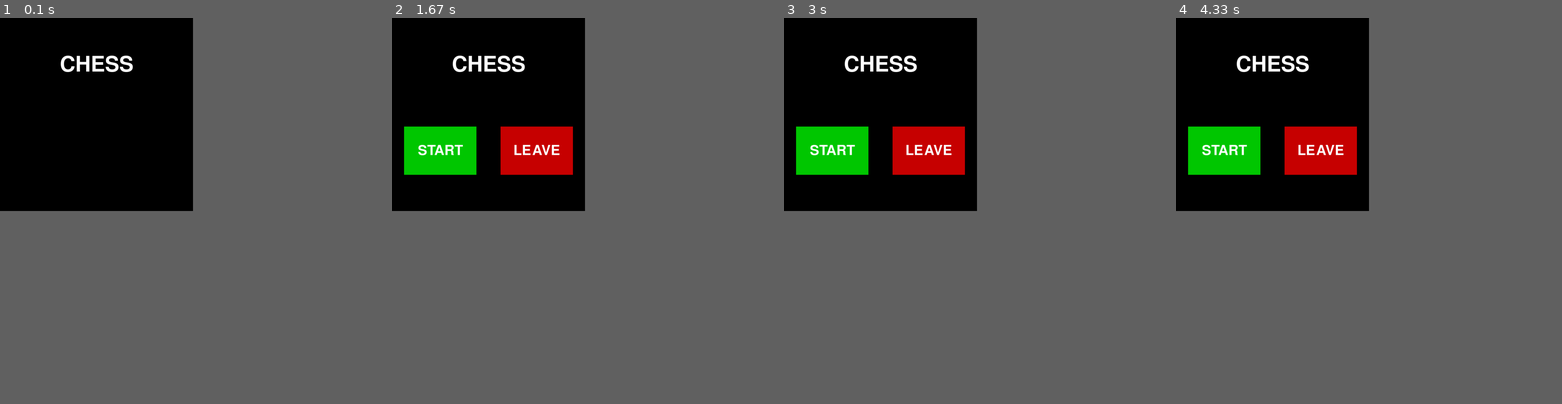
Above: before the commit, frames 1-4 (left to right).
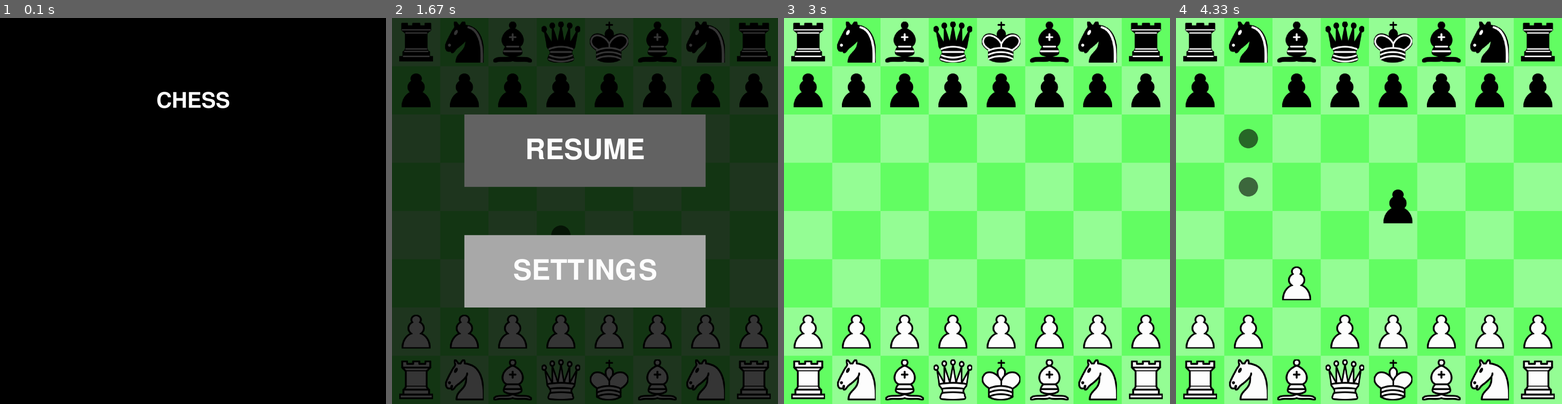
Above: after the commit, the same moments.

Repository: PennyGuyDyls/Pygame-games
Game: pygame game, started from Chess_game/Main.py
Two runs of this game, one before a commit and one after it. Both use one fixed random seed, a clock stepped at 60 frames per second and the inputs below.
Inputs (mouse positions are in pixels of both pictures, inside the frame that each line leads up to):
- Up to frame 1 (0.1 s): no input
- Up to frame 2 (1.67 s): click (465, 299) at 0.88 s; click (565, 311) at 1.22 s; hold Esc from 1.5 s (still down); click (585, 257) at 1.58 s
- Up to frame 3 (3 s): release Esc at 1.97 s; press the mouse at (977, 149) at 2.03 s; move the mouse to (934, 241) at 2.13 s; release the mouse at (892, 330) at 2.27 s; press the mouse at (977, 149) at 2.37 s; move the mouse to (1015, 126) at 2.47 s; release the mouse at (1054, 99) at 2.6 s
- Up to frame 4 (4.33 s): click (1299, 349) at 3.05 s; click (1299, 292) at 3.38 s; click (1245, 91) at 3.75 s; press the mouse at (1299, 292) at 4.2 s; move the mouse to (1396, 207) at 4.3 s
In our replay, the window is 450x450 before the commit and 900x900 after it. These sizes can differ from the game's own. Grey fills any space a smaller window leaves; there, only what the larger window draws over its background counts as a difference.

The runs differ from the first frame. In frame 1, 0.9% of the frame differs, in the area x 15-60%, y 9-24%; in frame 2, 51%; in frame 3, 66%; in frame 4, 67%, in the area x 0-100%, y 0-100%.

Commit message:
chess improvements and scalability

Diff:
--- a/Chess_game/Scripts/UI.py
+++ b/Chess_game/Scripts/UI.py
@@ -1,6 +1,11 @@
 import pygame
 from Scripts.pieces import Piece
-from Scripts.config import screen,grey,red
+from Scripts.config import screen,grey,red,Cell_width
+from Scripts.button import button
+def overlay():
+    surf = pygame.Surface((8*Cell_width,8*Cell_width), pygame.SRCALPHA)
+    pygame.draw.rect(surf, (0,0,0,200), (0,0,8*Cell_width,8*Cell_width))
+    screen.blit(surf, (0,0))
 
 
 def menu(start,chess):
@@ -8,73 +13,57 @@
     if start:
         text=font.render('CHESS',True,(255,255,255))
     else:
-        surf = pygame.Surface((800,800), pygame.SRCALPHA)
-        pygame.draw.rect(surf, (0,0,0,200), (0,0,800,800))
-        screen.blit(surf, (0,0))
+        overlay()
         if chess.checkmate:
             text=font.render(chess.checkmate+' WINS',True,(255,255,255))
         if chess.draw:
             text=font.render('DRAW',True,(255,255,255))
-    screen.blit(text,(screen.get_width()//2-text.get_width()//2,150))
+    screen.blit(text,(screen.get_width()//2-text.get_width()//2,Cell_width*1.5))
     pygame.display.flip()
     pygame.time.wait(1000)
 
-
-    stcolour=(0,200,0)
-    excolour=(200,0,0)
     font=pygame.font.SysFont(None, 85)
     if start:
-        sttext=font.render('START',True,(255,255,255))
+        sttext='START'
     else:
-        sttext=font.render('REMATCH',True,(255,255,255))
-    extext=font.render('LEAVE',True,(255,255,255))
+        sttext='REMATCH'
+    extext='LEAVE'
+
+    startbutton=button(Cell_width, 50, 450, 300, 200, sttext, (0,200,0), (0,255,0))
+    exitbutton=button(Cell_width, 450,450, 300, 200, extext, (200,0,0), (255,0,0))
+
     while True:
 
-        pygame.draw.rect(screen, stcolour, (50,450, 300,200))
-        screen.blit(sttext,(screen.get_width()//2-sttext.get_width()//2-200,550-sttext.get_height()//2))
-
-        pygame.draw.rect(screen, excolour, (450,450, 300,200))
-        screen.blit(extext,(screen.get_width()//2-extext.get_width()//2+200,550-extext.get_height()//2))
+        startbutton.draw(screen)
+        exitbutton.draw(screen)
 
         pygame.display.flip()
 
         for event in pygame.event.get():
             if event.type == pygame.QUIT:
-                pygame.quit()
                 return False
             elif event.type == pygame.MOUSEBUTTONDOWN:
                 mx, my = pygame.mouse.get_pos()
-                if 450<=my<=650:
-                    if 50<=mx<=350:
-                        return True
-                    elif 450<=mx<=750:
-                        return False
+                if startbutton.clicked(mx,my):
+                    return True
+                if exitbutton.clicked(mx,my):
+                    return False
             elif event.type == pygame.MOUSEMOTION:
                 mx, my = pygame.mouse.get_pos()
-                if 450<=my<=650:
-                    if 50<=mx<=350:
-                        stcolour=(0,255,0)
-                    else:
-                        stcolour=(0,200,0)
-                    if 450<=mx<=750:
-                        excolour=(255,0,0)
-                    else:
-                        excolour=(200,0,0)
-                else:
-                    stcolour=(0,200,0)
-                    excolour=(200,0,0)
+                startbutton.update(mx,my)
+                exitbutton.update(mx,my)
 
 def show(chess):
     def draw_dot(x,y):
-        surf = pygame.Surface((100, 100), pygame.SRCALPHA)
-        pygame.draw.circle(surf, (grey), (50,50), 20)
-        screen.blit(surf, (x*100,y*100))
+        surf = pygame.Surface((Cell_width, Cell_width), pygame.SRCALPHA)
+        pygame.draw.circle(surf, (grey), (Cell_width/2,Cell_width/2), Cell_width/5)
+        screen.blit(surf, (x*Cell_width,y*Cell_width))
 
     for i in range(8):
         for j in range(8):
-            pygame.draw.rect(screen,chess.backboard[i][j],(j*100,i*100 , 100, 100))
+            pygame.draw.rect(screen,chess.backboard[i][j],(j*Cell_width,i*Cell_width , Cell_width, Cell_width))
     if chess.red_square!=None:
-        pygame.draw.circle(screen,red,(chess.red_square[0]*100+50,chess.red_square[1]*100+50), 48)
+        pygame.draw.circle(screen,red,(chess.red_square[0]*Cell_width+Cell_width/2,chess.red_square[1]*Cell_width+Cell_width/2), Cell_width/2-2)
     for i in range(8):
         for j in range(8):
             if chess.board[i][j]==0:
@@ -89,51 +78,31 @@
         screen.blit(chess.action_piece.image,chess.action_piece.rect)
 
 def pause_menu():
-    def draw_button(y,height,label,colour):
-        pygame.draw.rect(screen, colour, (150,y, 500,height))
-        text=font.render(label,True,(255,255,255))
-        screen.blit(text,(400-text.get_width()//2,y+height//2-text.get_height()//2))
 
-    surf = pygame.Surface((800,800), pygame.SRCALPHA)
-    pygame.draw.rect(surf, (0,0,0,200), (0,0,800,800))
-    screen.blit(surf, (0,0))
+    overlay()
 
-    font = pygame.font.SysFont(None,100)
-    basecolour=(100,100,100)
-    hovercolour=(170,170,170)
-    res=basecolour
-    set=basecolour
+    resumebutton=button(Cell_width, 150,200,500,150, 'RESUME', (100,100,100), (170,170,170))
+    settingsbutton=button(Cell_width, 150,450,500,150, 'SETTINGS', (100,100,100), (170,170,170))
 
     waiting=True
     while waiting:
-        draw_button(200,150, 'RESUME',res)
-        draw_button(450,150, 'SETTINGS',set)
+        resumebutton.draw(screen)
+        settingsbutton.draw(screen)
+
         for event in pygame.event.get():
             if event.type == pygame.QUIT:
-                waiting=False
+                return False, False
             if event.type == pygame.MOUSEMOTION:
                 x,y=pygame.mouse.get_pos()
-                if 150<=x<=650:
-                    if 200<=y<=350:
-                        res=hovercolour
-                        set=basecolour
-                    elif 450<=y<=600:
-                        set=hovercolour
-                        res=basecolour
-                    else:
-                        res=basecolour
-                        set=basecolour
-                else:
-                    res=basecolour
-                    set=basecolour
+                resumebutton.update(x,y)
+                settingsbutton.update(x,y)
             if event.type == pygame.MOUSEBUTTONDOWN:
                 x,y=pygame.mouse.get_pos()
-                if 150<=x<=650:
-                    if 200<=y<=350:
-                        return True, True
-                    if 450<=y<=600:
-                        settings()
+                if resumebutton.clicked(x,y):
+                    return True,False
+                if settingsbutton.clicked(x,y):
+                    settings()
         pygame.display.flip()
 
 def settings():
-   pause_menu()
+   pass
--- a/Chess_game/Scripts/__init__.py
+++ /dev/null
@@ -1 +0,0 @@
-import pygame
--- a/Chess_game/Scripts/board.py
+++ b/Chess_game/Scripts/board.py
@@ -1,6 +1,6 @@
 import pygame
 from Scripts.pieces import Piece, pawn, knight, bishop, rook, queen, king, is_attacked
-from Scripts.config import light,dark
+from Scripts.config import light,dark,Cell_width
 
 
 class game():
@@ -27,7 +27,7 @@
         for i in range(8):
             for j in range(8):
                 if self.board[i][j]!=0:
-                    self.board[i][j].rect.center=(j*100+50,i*100+50)
+                    self.board[i][j].rect.center=(j*Cell_width+Cell_width/2,i*Cell_width+Cell_width/2)
 
         self.movelog=[]
         self.turn=0
--- /dev/null
+++ b/Chess_game/Scripts/button.py
@@ -0,0 +1,25 @@
+import pygame
+
+class button():
+    def __init__(self, scale, x,y,w,h, text, colour, hover_colour):
+        sca=scale/100
+        self.rect = pygame.Rect(sca*x, sca*y, sca*w, sca*h)
+        self.text = text
+        self.colour = colour
+        self.hover_colour = hover_colour
+        self.current_colour = colour
+        self.font = pygame.font.SysFont(None, round(sca*85))
+
+    def draw(self, screen):
+        pygame.draw.rect(screen, self.current_colour, self.rect)
+        text = self.font.render(self.text, True, (255,255,255))
+        screen.blit(text,(self.rect.centerx - text.get_width()//2, self.rect.centery - text.get_height()//2))
+
+    def update(self, mx, my):
+        if self.rect.collidepoint(mx, my):
+            self.current_colour = self.hover_colour
+        else:
+            self.current_colour = self.colour
+
+    def clicked(self, mx, my):
+        return self.rect.collidepoint(mx, my)
--- a/Chess_game/Scripts/config.py
+++ b/Chess_game/Scripts/config.py
@@ -1,15 +1,17 @@
 import pygame
 
-screen=pygame.display.set_mode((800,800))
+Cell_width=200
+
+screen=pygame.display.set_mode((Cell_width*8,Cell_width*8))
 
 pygame.mixer.init()
 
 IMG_DIR='Chess_game/Images/'
 pieces_orig=[[pygame.image.load(f'{IMG_DIR}Piece{i}.{j}.png') for i in range(1,7)] for j in range(1,3)]
-pieces=[[pygame.transform.scale(j,(80,85)) for j in i] for i in pieces_orig]
+pieces=[[pygame.transform.scale(j,(80*Cell_width/100,85*Cell_width/100)) for j in i] for i in pieces_orig]
 for i in range(2):
-    pieces[i][0]=pygame.transform.scale(pieces_orig[i][0],(60,70))
-    pieces[i][3]=pygame.transform.scale(pieces_orig[i][3],(70,80))
+    pieces[i][0]=pygame.transform.scale(pieces_orig[i][0],(60*Cell_width/100,70*Cell_width/100))
+    pieces[i][3]=pygame.transform.scale(pieces_orig[i][3],(70*Cell_width/100,80*Cell_width/100))
 
 SFX_DIR='Chess_game/Sounds/'
 move_sound = pygame.mixer.Sound(SFX_DIR+'Move.wav')
--- a/Chess_game/Scripts/events.py
+++ b/Chess_game/Scripts/events.py
@@ -1,7 +1,7 @@
 import pygame
 from Scripts.pieces import Piece
 from Scripts.UI import pause_menu,screen
-from Scripts.config import light, dark, pieces
+from Scripts.config import light, dark, pieces,Cell_width
 
 def event_handle(chess,hover):
     for event in pygame.event.get():
@@ -10,7 +10,7 @@
 
         elif event.type == pygame.MOUSEBUTTONDOWN:
             mx,my = pygame.mouse.get_pos()
-            row,col=my//100,mx//100
+            row,col=my//Cell_width,mx//Cell_width
             chess.select(row,col)
             if chess.moved:
                 return True,False
@@ -21,7 +21,7 @@
 
         elif event.type == pygame.MOUSEBUTTONUP and hover:
             mx,my = pygame.mouse.get_pos()
-            row,col=my//100,mx//100
+            row,col=my//Cell_width,mx//Cell_width
             if isinstance(chess.action_piece,Piece):
                 chess.action_piece.cancel_follow()
             chess.select(row,col)
@@ -34,9 +34,9 @@
 
         elif event.type == pygame.KEYDOWN:
             if event.key==pygame.K_ESCAPE:
-                pause_menu()
+
                 if isinstance(chess.action_piece,Piece):
                     chess.action_piece.cancel_follow()
-                return True,False
+                return pause_menu()
 
     return True,hover
--- a/Chess_game/Scripts/pieces.py
+++ b/Chess_game/Scripts/pieces.py
@@ -1,5 +1,5 @@
 import pygame
-from Scripts.config import pieces,move_sound,capture_sound
+from Scripts.config import pieces,move_sound,capture_sound,Cell_width
 from Scripts.promotion import pawn_promotion
 
 class Piece(pygame.sprite.Sprite):
@@ -74,7 +74,7 @@
 
         board[self.posy][self.posx]=0
         self.posx,self.posy=x,y
-        self.rect.center = (x*100+50,y*100+50)
+        self.rect.center = (x*Cell_width+Cell_width/2,y*Cell_width+Cell_width/2)
         if isinstance(board[y][x],Piece):
             capture_sound.play()
         else:
@@ -172,7 +172,7 @@
         self.rect.center = (x,y)
 
     def cancel_follow(self):
-        self.rect.center = (self.posx*100+50,self.posy*100+50)
+        self.rect.center = (self.posx*Cell_width+Cell_width/2,self.posy*Cell_width+Cell_width/2)
 
 
 class pawn(Piece):
@@ -182,7 +182,7 @@
         self.posx,self.posy=x,y
         self.image=pieces[colour][0]
         self.rect = self.image.get_rect()
-        self.rect.center = (x*100+50,y*100+50)
+        self.rect.center = (x*Cell_width+Cell_width/2,y*Cell_width+Cell_width/2)
         self.type='PAWN'
         self.move2=True
         self.enpassant_target=None
@@ -223,7 +223,7 @@
         self.posx,self.posy=x,y
         self.image=pieces[colour][1]
         self.rect = self.image.get_rect()
-        self.rect.center = (x*100+50,y*100+50)
+        self.rect.center = (x*Cell_width+Cell_width/2,y*Cell_width+Cell_width/2)
         self.type='KNIGHT'
 
         if self.colour == 1:
@@ -248,7 +248,7 @@
         self.posx,self.posy=x,y
         self.image=pieces[colour][2]
         self.rect = self.image.get_rect()
-        self.rect.center = (x*100+50,y*100+50)
+        self.rect.center = (x*Cell_width+Cell_width/2,y*Cell_width+Cell_width/2)
         self.type='BISHOP'
 
         if self.colour == 1:
@@ -266,7 +266,7 @@
         self.posx,self.posy=x,y
         self.image=pieces[colour][3]
         self.rect = self.image.get_rect()
-        self.rect.center = (x*100+50,y*100+50)
+        self.rect.center = (x*Cell_width+Cell_width/2,y*Cell_width+Cell_width/2)
         self.type='ROOK'
         self.moved=False
 
@@ -285,7 +285,7 @@
         self.posx,self.posy=x,y
         self.image=pieces[colour][4]
         self.rect = self.image.get_rect()
-        self.rect.center = (x*100+50,y*100+50)
+        self.rect.center = (x*Cell_width+Cell_width/2,y*Cell_width+Cell_width/2)
         self.type='QUEEN'
 
         if self.colour == 1:
@@ -303,7 +303,7 @@
         self.posx,self.posy=x,y
         self.image=pieces[colour][5]
         self.rect = self.image.get_rect()
-        self.rect.center = (x*100+50,y*100+50)
+        self.rect.center = (x*Cell_width+Cell_width/2,y*Cell_width+Cell_width/2)
         self.type='KING'
         self.moved=False
 
--- a/Chess_game/Scripts/promotion.py
+++ b/Chess_game/Scripts/promotion.py
@@ -1,6 +1,5 @@
 import pygame
-from Scripts.config import light, dark, pieces, screen
-
+from Scripts.config import light, dark, pieces, screen, Cell_width
 
 def pawn_promotion(colour,x,y):
     def show_option(piece,x,y):
@@ -13,13 +12,13 @@
         elif piece == 'BISHOP':
             img=pieces[colour][2]
 
-        pygame.draw.rect(screen,(dark if (x + y) % 2 == 0 else light),(x*100,y*100,100,100))
-        screen.blit(img,(x*100+50-img.get_width()//2,y*100+50-img.get_height()//2))
+        pygame.draw.rect(screen,(dark if (x + y) % 2 == 0 else light),(x*Cell_width,y*Cell_width,Cell_width,Cell_width))
+        screen.blit(img,(x*Cell_width+Cell_width/2-img.get_width()//2,y*Cell_width+Cell_width/2-img.get_height()//2))
 
     origy=y
 
-    surf = pygame.Surface((800,800), pygame.SRCALPHA)
-    pygame.draw.rect(surf, (0,0,0,200), (0,0,800,800))
+    surf = pygame.Surface((8*Cell_width,8*Cell_width), pygame.SRCALPHA)
+    pygame.draw.rect(surf, (0,0,0,200), (0,0,8*Cell_width,8*Cell_width))
     screen.blit(surf, (0,0))
 
     options=['QUEEN','KNIGHT','ROOK','BISHOP']
@@ -35,12 +34,12 @@
         for event in pygame.event.get():
             if event.type == pygame.MOUSEBUTTONDOWN:
                 mx,my=pygame.mouse.get_pos()
-                if x*100<mx<(x+1)*100:
+                if x*Cell_width<mx<(x+1)*Cell_width:
                     if origy==0:
                         for i in range(4):
-                            if i*100<my<(i+1)*100:
+                            if i*Cell_width<my<(i+1)*Cell_width:
                                 return options[i]
                     elif origy==7:
                         for i in range(7,3,-1):
-                            if i*100<my<(i+1)*100:
+                            if i*Cell_width<my<(i+1)*Cell_width:
                                 return options[7-i]
